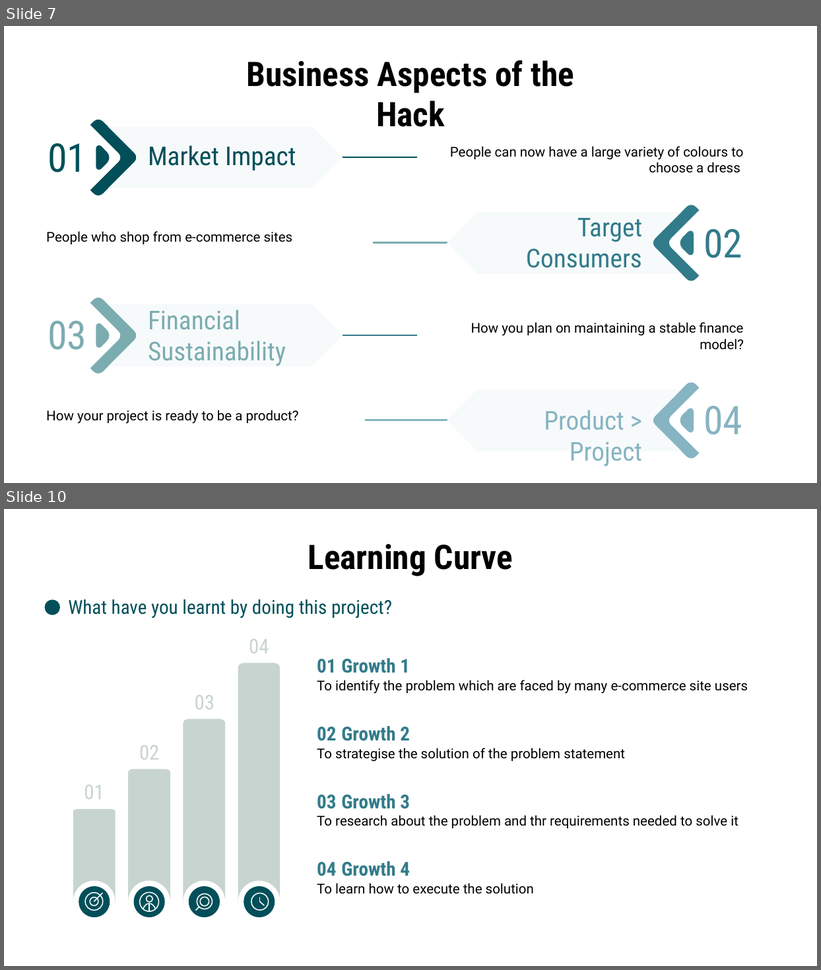
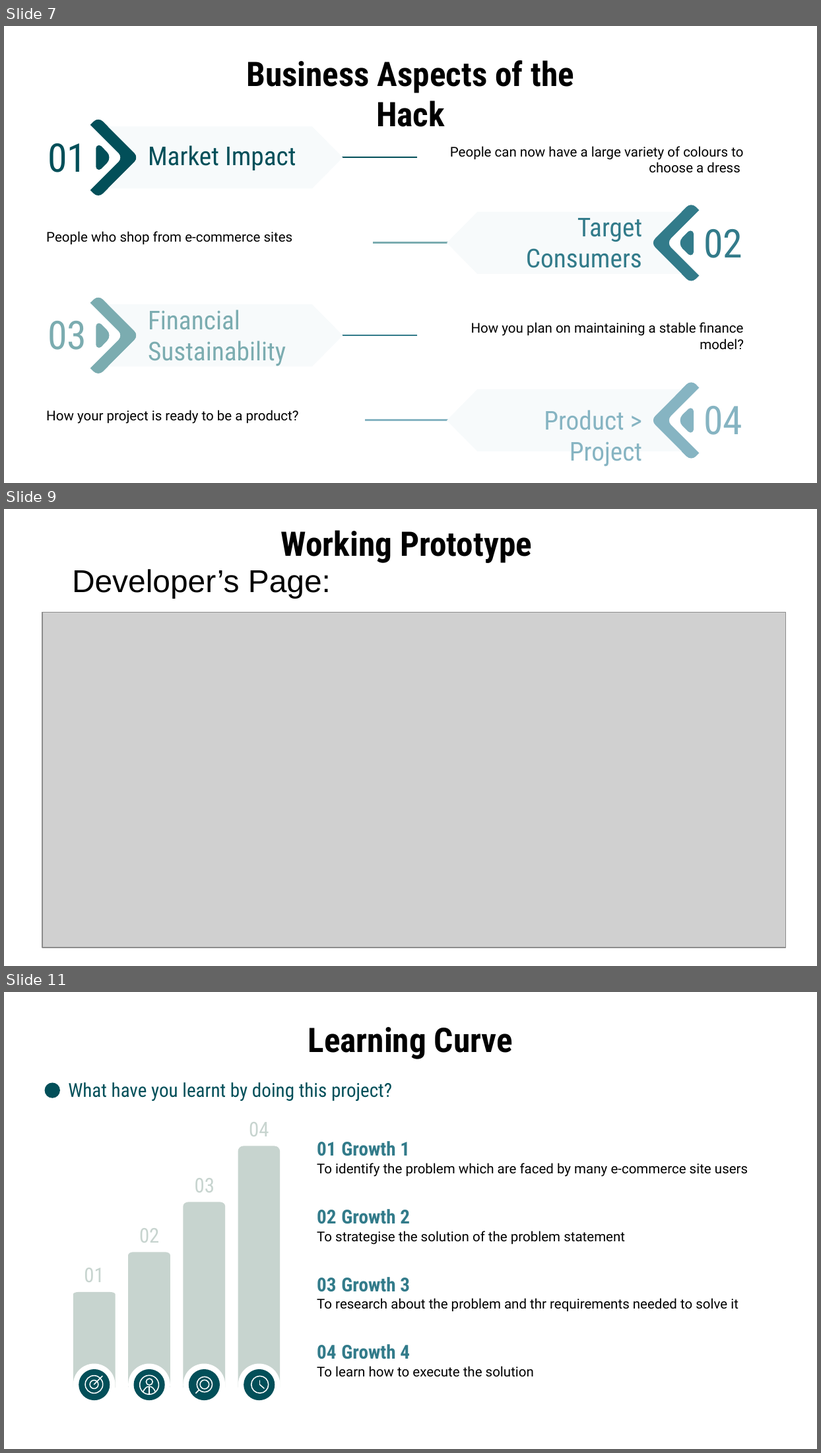
Before and after one commit to GyaneshSamanta/Electrothon-2021-EcommerceV2.0, a slide deck: Problem B Presentation.pptx. Shown one above the other, each under a label of ours: slides 7 and 10 before the commit, slides 7, 9 and 11 after it; the slides between them are not shown. The pictures are 821x970 and 821x1453 pixels, drawn with LibreOffice and Linux fonts; fonts in the diff are those of the drawing; grey boxes stand for pictures. Boxes give left, top, right and bottom in pixels: in the first picture for what was removed or moved away, otherwise in the second. Text is boxed around its words. In the diff, an @@ line names an element or a change of style, - is before the commit and + after.

```diff
--- a/Problem B Presentation.pptx
+++ b/Problem B Presentation.pptx
@@ slide 9 added at (x1=4, y1=509, x2=817, y2=966), background #FFFFFF @@
@@ title added at (x1=281, y1=530, x2=532, y2=563), 30 pt, text #000000, bold @@
+Working Prototype
@@ text added at (x1=72, y1=569, x2=331, y2=598), 28 pt, text #000000 @@
+Developer’s Page:
@@ picture added at (x1=42, y1=612, x2=785, y2=948) @@
@@ what was slide 10 is now slide 11 @@
```
Also in this commit, not shown: 2 slides changed, 2 other slides added, 2 slides removed.
